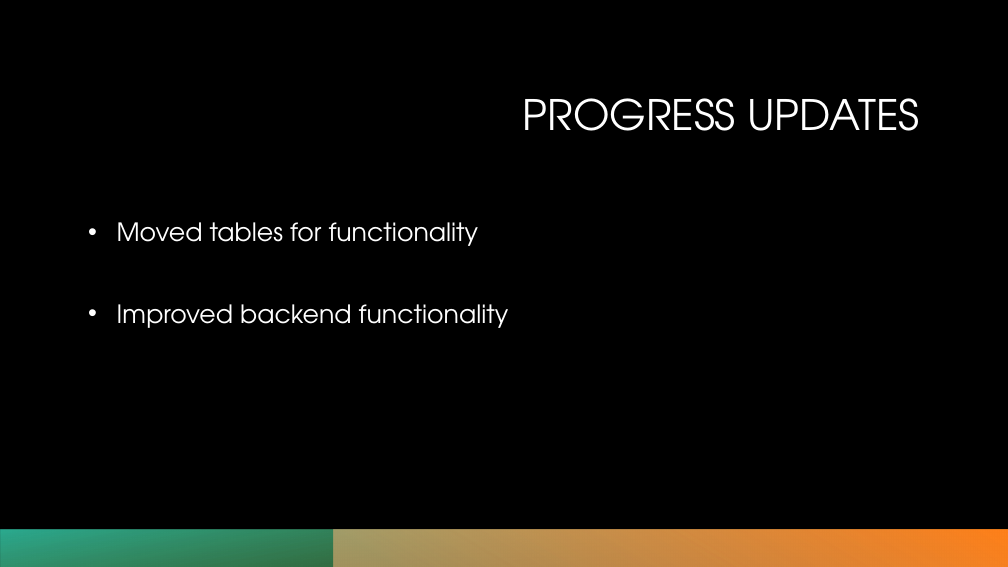
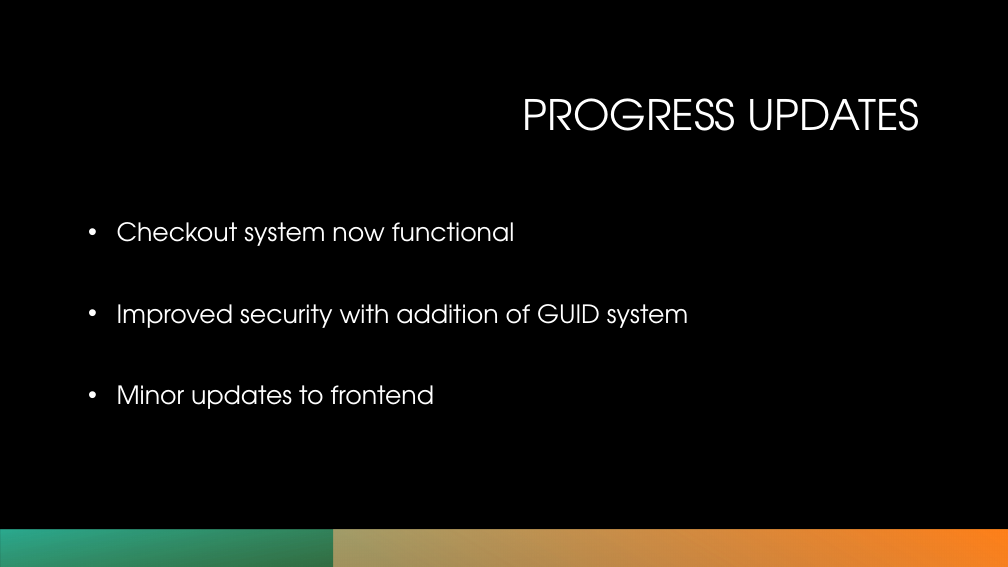
Before and after one commit to cart7982/CaravanSeraiCS360, a slide deck: slide 5 of OpenPlazaCS360Lab/Presentations/OpenPlaza - Phase 2.pptx. Drawn at 1008x567 pixels with LibreOffice and Linux fonts; fonts in the diff are those of the drawing; background and template pictures are left out. Boxes give left, top, right and bottom in pixels: in the first picture for what was removed or moved away, otherwise in the second. Text is boxed around its words. In the diff, an @@ line names an element or a change of style, - is before the commit and + after.

```diff
--- a/OpenPlazaCS360Lab/Presentations/OpenPlaza - Phase 2.pptx
+++ b/OpenPlazaCS360Lab/Presentations/OpenPlaza - Phase 2.pptx
@@ text at box(117, 222, 688, 409): text changed @@
-• Moved tables for functionality
-• Improved backend functionality
+• Checkout system now functional
+• Improved security with addition of GUID system
+• Minor updates to frontend
```
Also in this commit, not shown: 2 other slides changed, 1 slide added.
